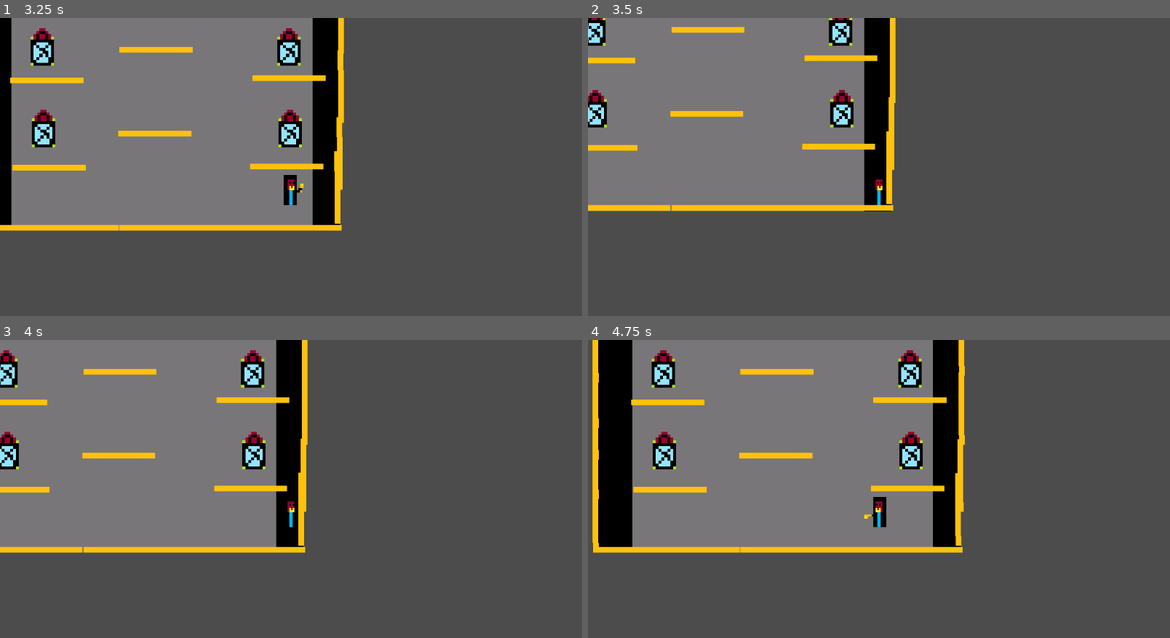
Above: before the commit, frames 1-4 (two rows, left to right).
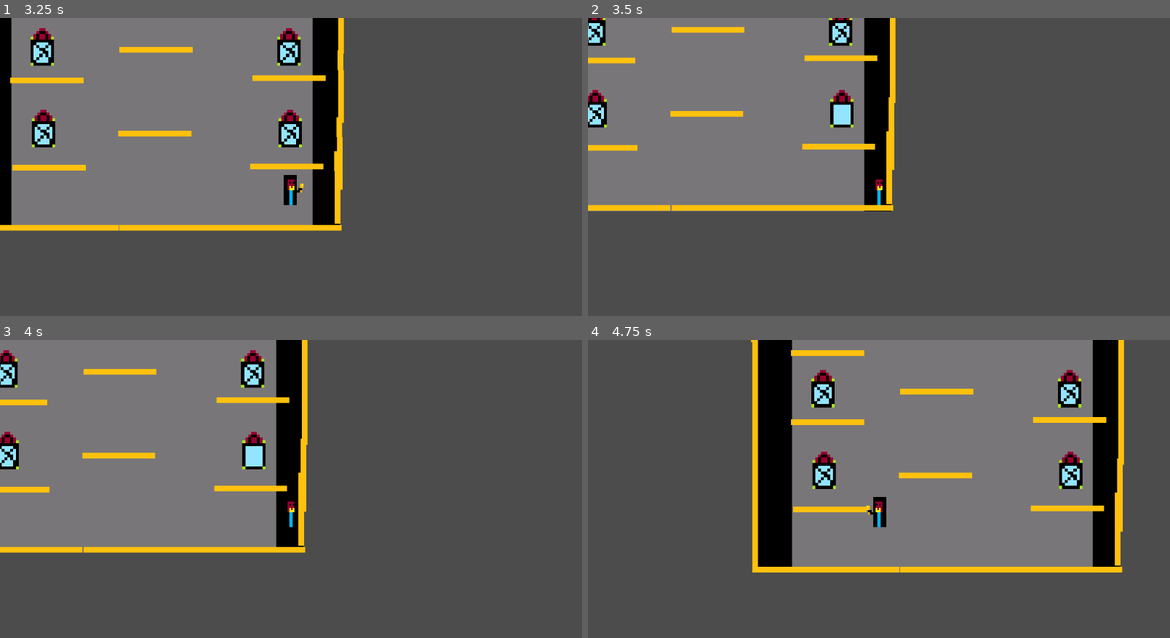
Above: after the commit, the same moments.

Repository: Osama-al-sadi/fix-the-widow-
Game: Godot game, scene res://level1.tscn
Two runs of this game, one before a commit and one after it. Both use one fixed random seed, a clock stepped at 60 frames per second and the inputs below. The project has no main scene, so this scene is started directly.
Inputs:
- Up to frame 1 (3.25 s): tap Enter (ui_accept) at 0.5, 0.77, 1.52, 3.02 s; hold F (fix) 0.53-1.28 s; hold Right (ui_right) 0.53-2.03 s; tap F (fix) at 1.35, 2.85 s; hold Left (ui_left) 2.03-2.78 s; hold F (fix) 2.03-2.78 s; hold Right (ui_right) from 2.78 s (still down)
- Up to frame 2 (3.5 s): keep holding Right (ui_right)
- Up to frame 3 (4 s): keep holding Right (ui_right); hold F (fix) from 3.53 s (still down); tap Enter (ui_accept) at 3.77 s
- Up to frame 4 (4.75 s): tap R (reset) at 4.15 s; release Right (ui_right) at 4.28 s; release F (fix) at 4.28 s; hold Left (ui_left) from 4.28 s (still down); tap F (fix) at 4.35 s; tap Enter (ui_accept) at 4.52 s

Frame 1 is identical in both runs. In frame 2, less than 0.1% of the frame differs, in the area x 42-46%, y 29-36%; in frame 3, less than 0.1%; in frame 4, 56%, in the area x 0-93%, y 0-79%.
Error before the commit: Parse Error: Variable "fixed" already exists in this class (at line: 3). (res://window.gd:6)

Commit message:
Update window.gd

Diff:
--- a/window.gd
+++ b/window.gd
@@ -3,14 +3,14 @@
 var fixed = false
 var player_near = false
 var ok = false
-var fixed widow = 0 # كل ما يصلح شباك = نقطة
+var fixed_widow = 0 # كل ما يصلح شباك = نقطة
 func _process(delta):
 	if player_near and Input.is_action_just_pressed("fix"):#input "fix" = f(زر)الحرف
 		fix_window()
 	if Input.is_action_pressed("reset"):#input "reset =  r (زر)الحرف
 		get_tree().reload_current_scene()
 		pass
-		if fixed widow == 6:
+		if fixed_widow == 6:
 			ok = true
 			pass
 		if ok == true:
